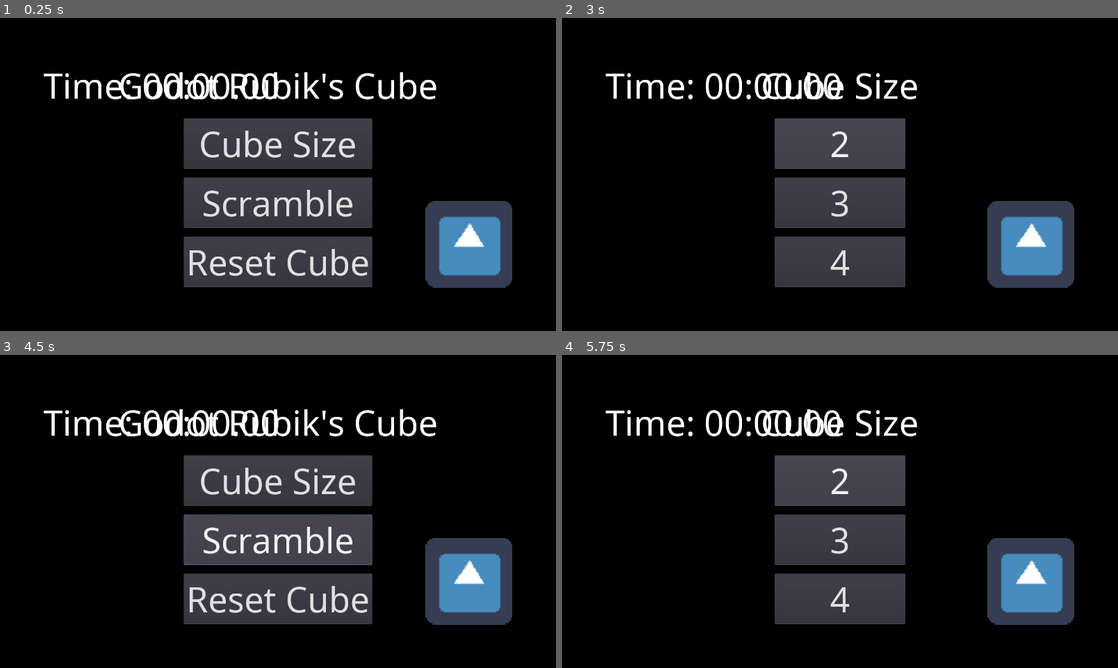
Above: before the commit, frames 1-4 (two rows, left to right).
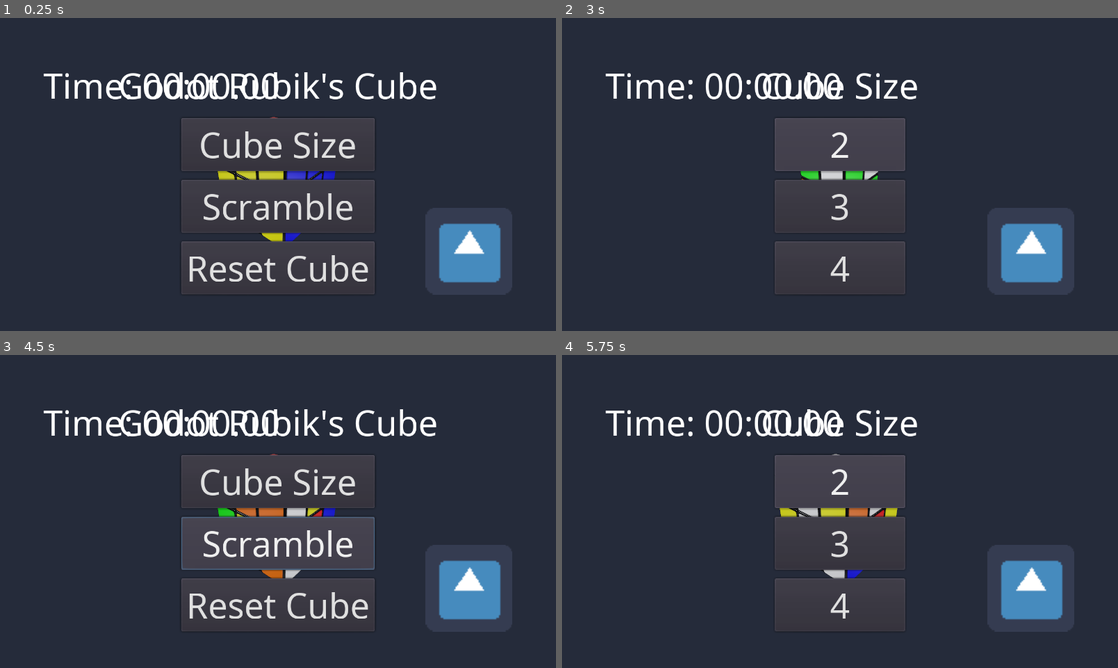
Above: after the commit, the same moments.

Repository: Cykyrios/RubiksCube
Game: Godot game, scene res://Main.tscn
Two runs of this game, one before a commit and one after it. Both use one fixed random seed, a clock stepped at 60 frames per second and the inputs below. The engine's default icon, where the game draws it, is replaced by a stand-in: a white triangle on a blue panel in a dark square.
Inputs:
- Up to frame 1 (0.25 s): no input
- Up to frame 2 (3 s): click "Cube Size" at 0.5 s; click "2" at 1.25 s; click "Scramble" at 2 s; click "Cube Size" at 2.75 s
- Up to frame 3 (4.5 s): click "3" at 3.5 s; click "Scramble" at 4.25 s
- Up to frame 4 (5.75 s): click "Cube Size" at 5 s

The runs differ from the first frame. In frame 1, 81% of the frame differs, in the area x 0-100%, y 0-100%; in frame 2, 84%; in frame 3, 81%; in frame 4, 84%.

Commit message:
Update project settings

Diff:
--- a/project.godot
+++ b/project.godot
@@ -35,6 +35,7 @@
 config/name="RubiksCube"
 run/main_scene="res://Main.tscn"
 config/icon="res://icon.png"
+config/use_hidpi=true
 
 [display]
 
@@ -45,12 +46,40 @@
 window/dpi/allow_hidpi=true
 window/handheld/orientation="sensor"
 
+[gui]
+
+theme/use_hidpi=true
+
+[importer_defaults]
+
+texture={
+"compress/bptc_ldr": 0,
+"compress/hdr_mode": 0,
+"compress/lossy_quality": 0.7,
+"compress/mode": 0,
+"compress/normal_map": 0,
+"detect_3d": true,
+"flags/anisotropic": true,
+"flags/filter": true,
+"flags/mipmaps": true,
+"flags/repeat": 0,
+"flags/srgb": 2,
+"process/HDR_as_SRGB": false,
+"process/fix_alpha_border": true,
+"process/invert_color": false,
+"process/premult_alpha": false,
+"size_limit": 0,
+"stream": false,
+"svg/scale": 1.0
+}
+
 [rendering]
 
-quality/driver/driver_name="GLES2"
 threads/thread_model=2
-quality/filters/anisotropic_filter_level=8
+quality/filters/anisotropic_filter_level=16
 vram_compression/import_etc=true
+quality/shadow_atlas/size=8192
+quality/shadows/filter_mode=2
 environment/default_clear_color=Color( 0.14902, 0.172549, 0.231373, 1 )
-quality/filters/msaa=2
+quality/filters/msaa=3
 environment/default_environment="res://default_env.tres"
